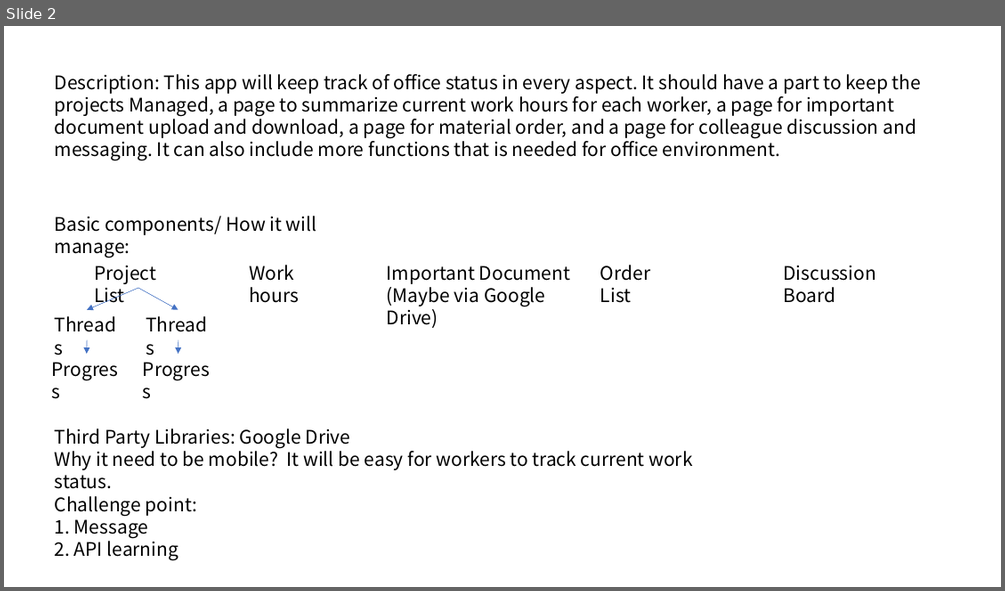
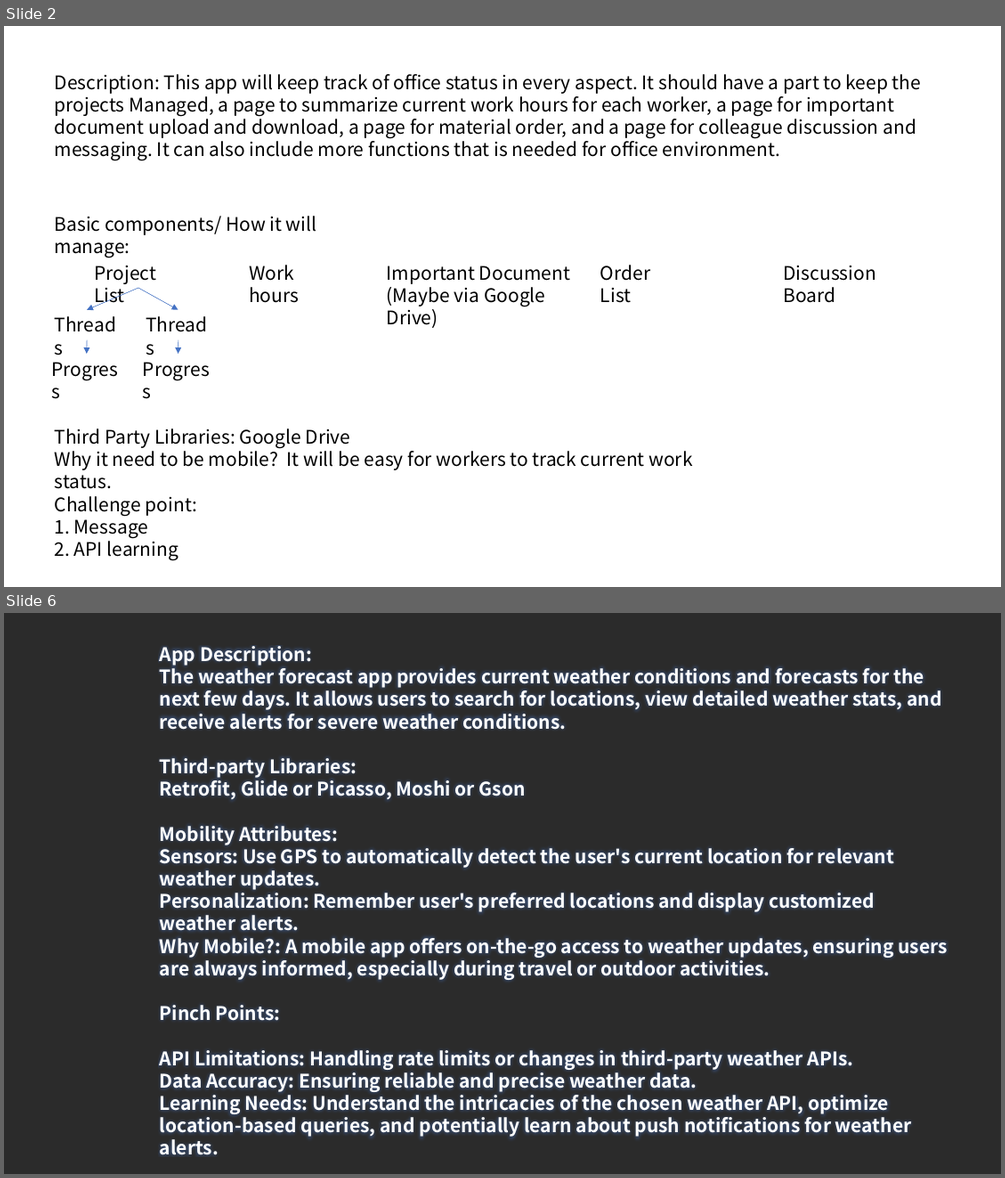
Before and after one commit to csc0007/CS501_GroupWork, a slide deck: Homework4/Question6/Initial_Project_Ideas.pptx. Shown one above the other, each under a label of ours: slide 2 before the commit, slides 2 and 6 after it; the slides between them are not shown. The pictures are 1005x591 and 1005x1178 pixels, drawn with LibreOffice and Linux fonts; fonts in the diff are those of the drawing; background and template pictures are left out; a plain dark background stands for a picture behind light text. Boxes give left, top, right and bottom in pixels: in the first picture for what was removed or moved away, otherwise in the second. Text is boxed around its words. In the diff, an @@ line names an element or a change of style, - is before the commit and + after.

```diff
--- a/Homework4/Question6/Initial_Project_Ideas.pptx
+++ b/Homework4/Question6/Initial_Project_Ideas.pptx
@@ slide 6 added at box(4, 613, 1001, 1174), background picture (left out) @@
@@ text added at box(160, 646, 947, 1155), 18 pt, text #FEFEFE, bold @@
+App Description:
+The weather forecast app provides current weather conditions and forecasts for the next few days. It allows users to search for locations, view detailed weather stats, and receive alerts for severe weather conditions.
+Third-party Libraries:
+Retrofit, Glide or Picasso, Moshi or Gson
+Mobility Attributes:
+Sensors: Use GPS to automatically detect the user's current location for relevant weather updates.
+Personalization: Remember user's preferred locations and display customized weather alerts.
+Why Mobile?: A mobile app offers on-the-go access to weather updates, ensuring users are always informed, especially during travel or outdoor activities.
+Pinch Points:
+API Limitations: Handling rate limits or changes in third-party weather APIs.
+Data Accuracy: Ensuring reliable and precise weather data.
+Learning Needs: Understand the intricacies of the chosen weather API, optimize location-based queries, and potentially learn about push notifications for weather alerts.
```
Also in this commit, not shown: 3 other slides added.
